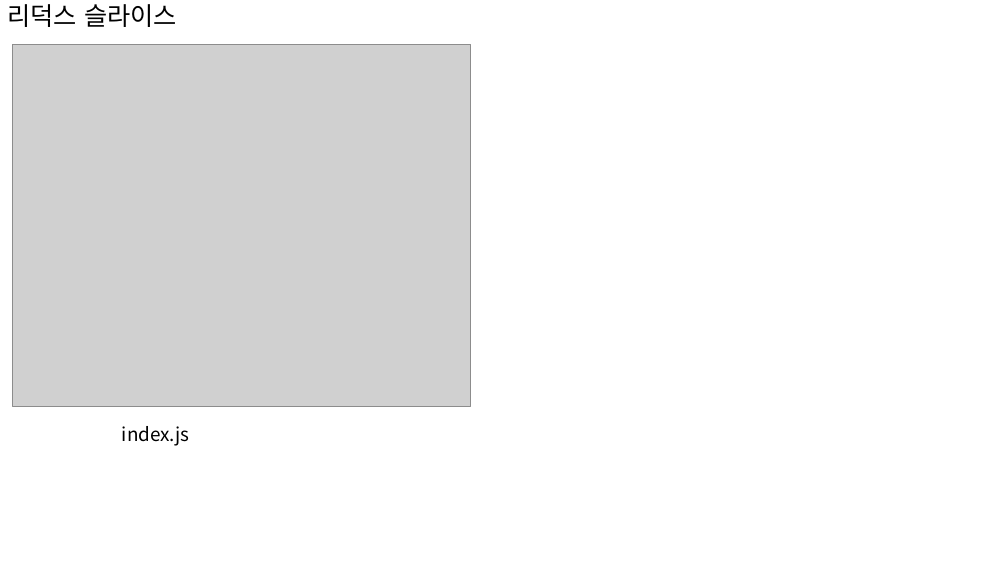
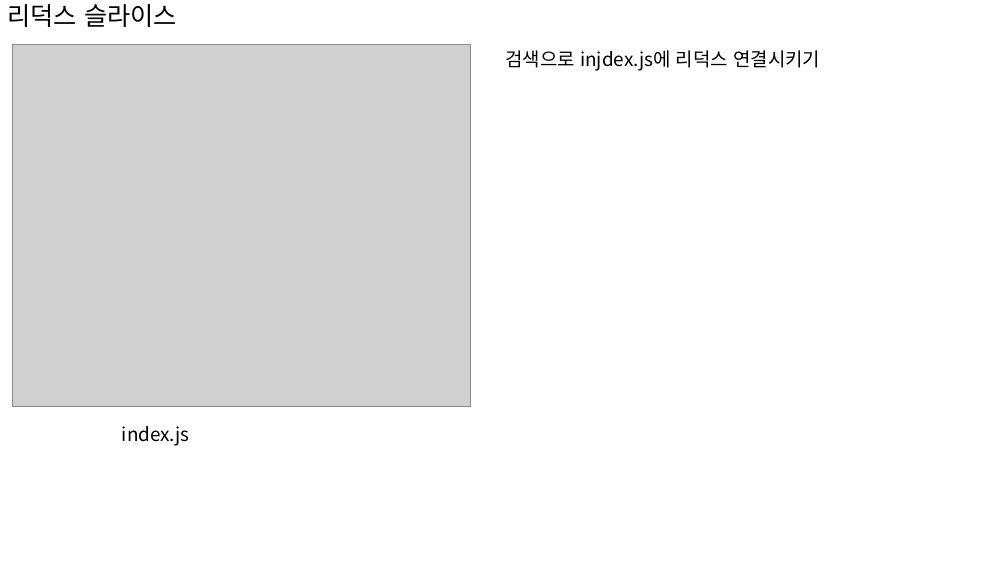
Before and after one commit to sonsungjong/react_shopping_cart, a slide deck: slide 12 of 쇼핑카트 자료.pptx (slide 9 before the commit). Drawn at 1008x567 pixels with LibreOffice and Linux fonts; fonts in the diff are those of the drawing; grey boxes stand for pictures. Boxes give left, top, right and bottom in pixels: in the first picture for what was removed or moved away, otherwise in the second. Text is boxed around its words. In the diff, an @@ line names an element or a change of style, - is before the commit and + after.

```diff
--- a/쇼핑카트 자료.pptx
+++ b/쇼핑카트 자료.pptx
@@ text added at [505,50,820,71], 18 pt, text #000000 @@
+검색으로 injdex.js에 리덕스 연결시키기
```
Also in this commit, not shown: 7 other slides changed, 3 slides added, 1 slide removed.
